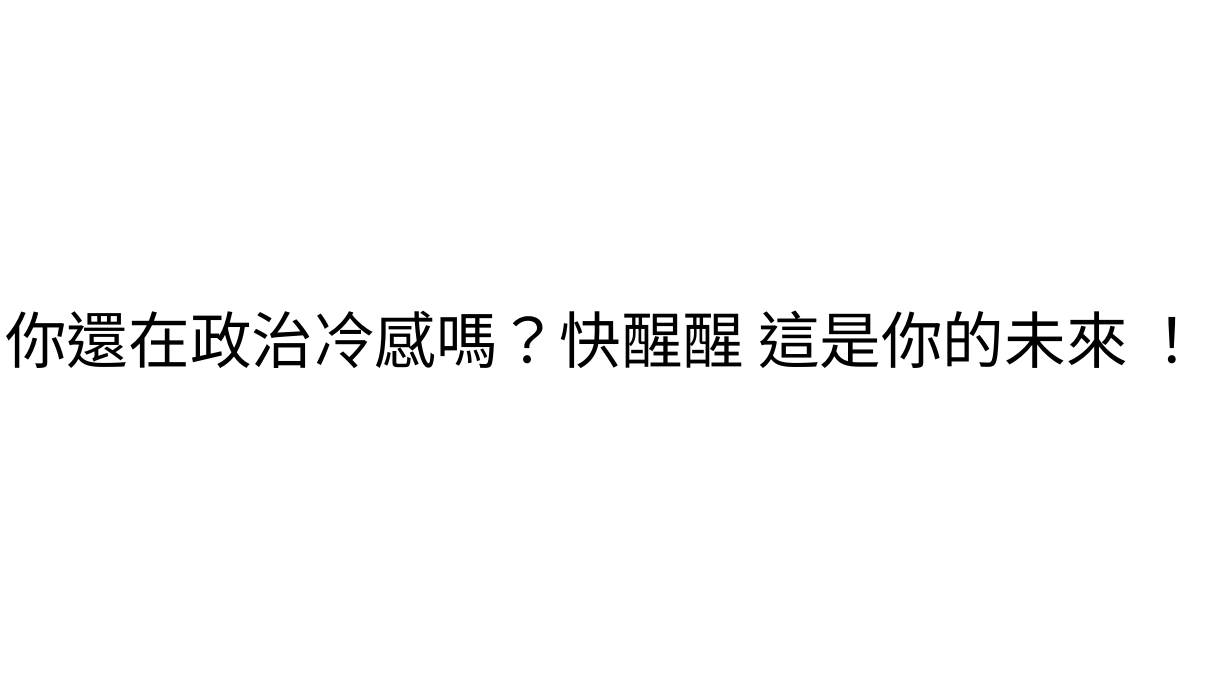
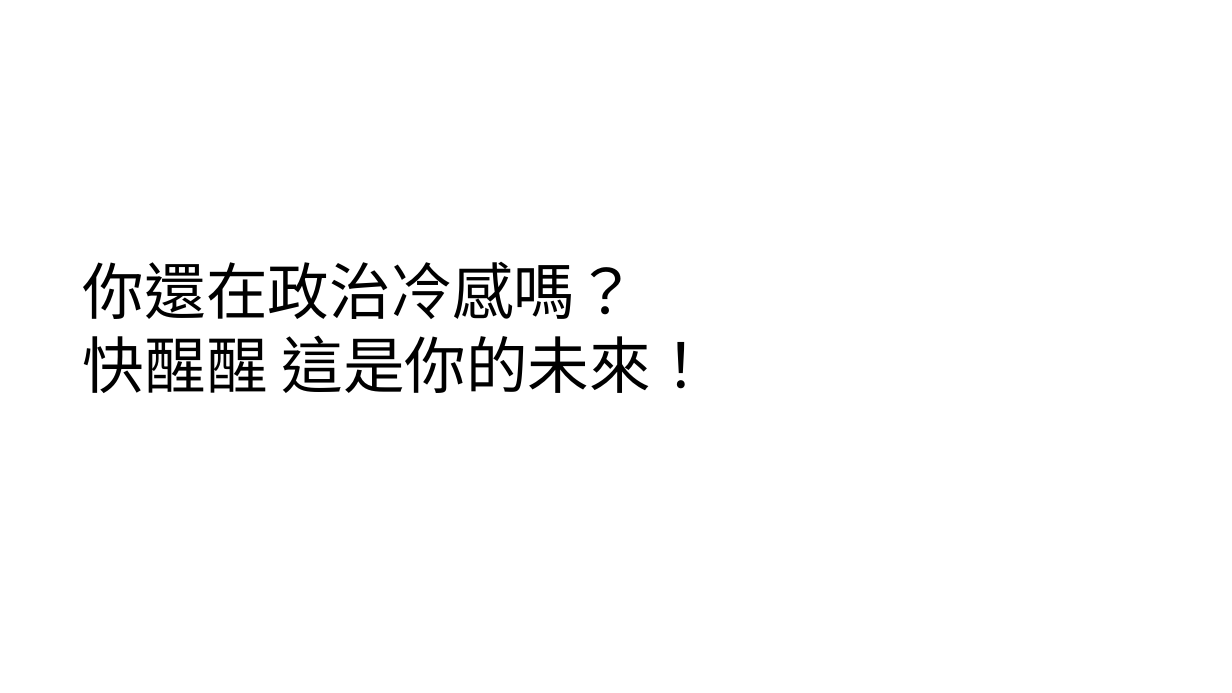
Before and after one commit to desk2000/Extradition-Bill, a slide deck: slide 7 of 從論壇分析台灣人對反送中的討論度.pptx. Drawn at 1232x693 pixels with LibreOffice and Linux fonts; fonts in the diff are those of the drawing. Boxes give left, top, right and bottom in pixels: in the first picture for what was removed or moved away, otherwise in the second. Text is boxed around its words. In the diff, an @@ line names an element or a change of style, - is before the commit and + after.

```diff
--- a/從論壇分析台灣人對反送中的討論度.pptx
+++ b/從論壇分析台灣人對反送中的討論度.pptx
@@ text at (83,262,712,393): text changed; font Noto Sans CJK SC to Karla @@
-你還在政治冷感嗎？快醒醒 這是你的未來 ！
+你還在政治冷感嗎？
+快醒醒 這是你的未來！
```
Also in this commit, not shown: 17 other slides changed, 3 slides added, 2 slides removed, 1 other file.
